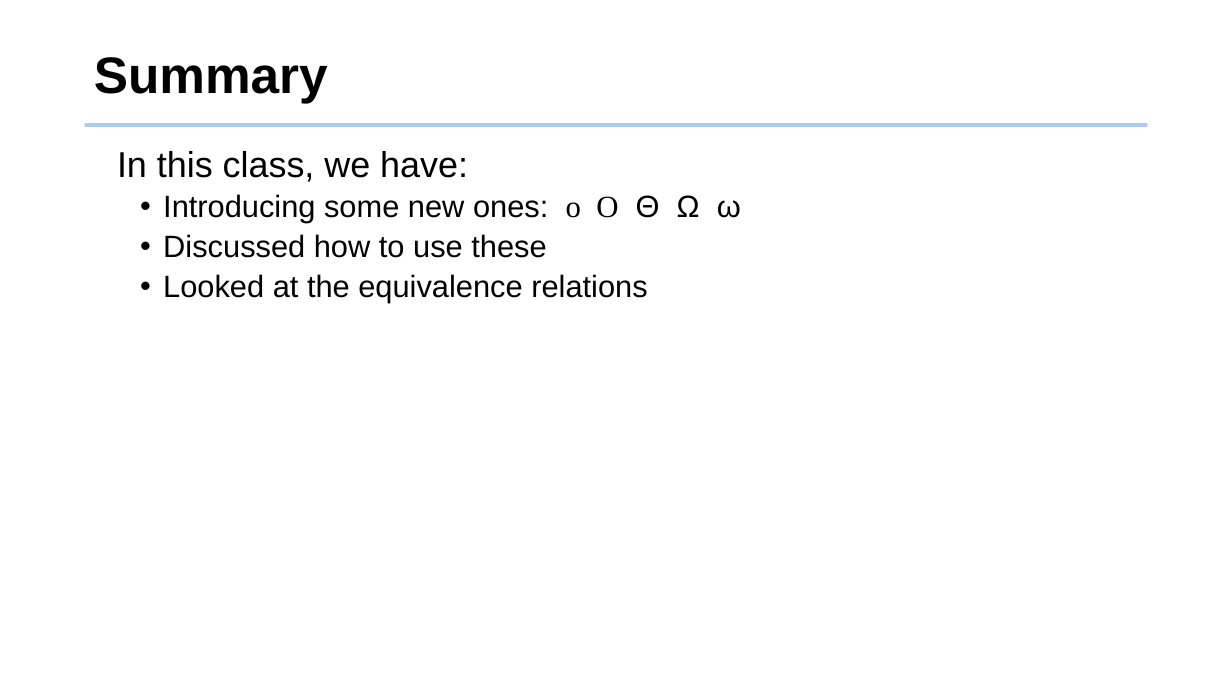
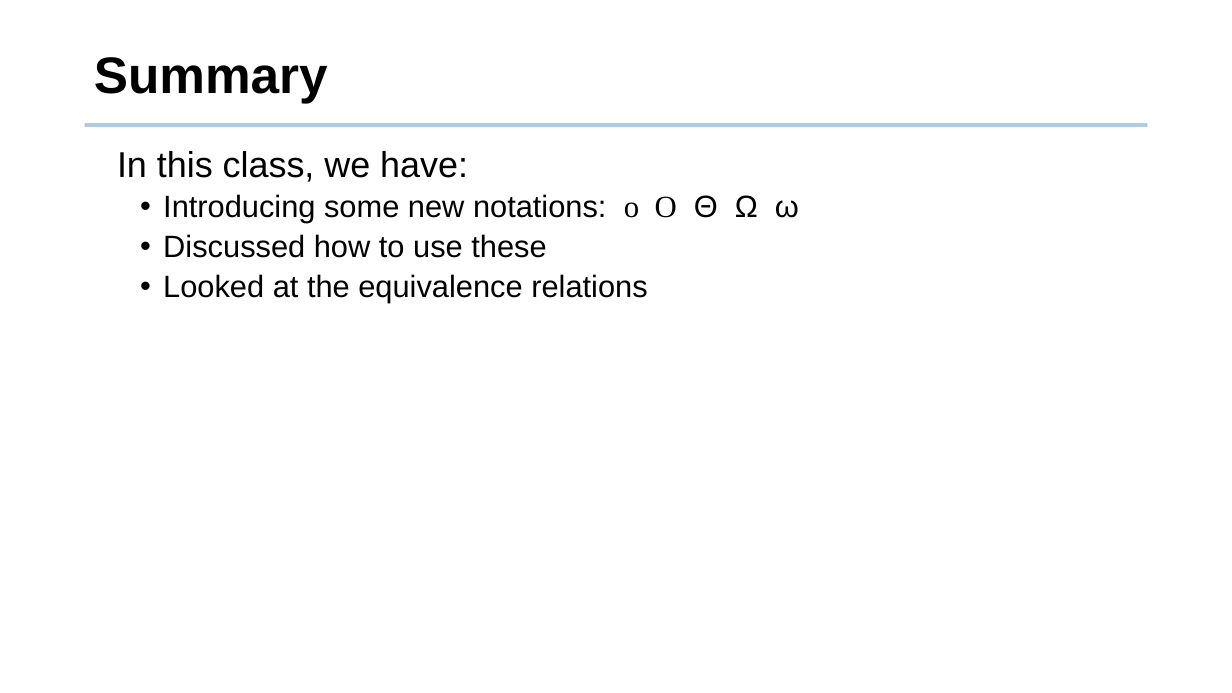
Before and after one commit to tsung-wei-huang/cs2420, a slide deck: slide 39 of slides/asymptotic_analysis.pptx (slide 36 before the commit). Drawn at 1232x693 pixels with LibreOffice and Linux fonts; fonts in the diff are those of the drawing; background and template pictures are left out. Boxes give left, top, right and bottom in pixels: in the first picture for what was removed or moved away, otherwise in the second. Text is boxed around its words. In the diff, an @@ line names an element or a change of style, - is before the commit and + after.

```diff
--- a/slides/asymptotic_analysis.pptx
+++ b/slides/asymptotic_analysis.pptx
@@ text at (x1=163, y1=194, x2=799, y2=223): text changed @@
-  • Introducing some new ones: o O Θ Ω ω
+  • Introducing some new notations: o O Θ Ω ω
```
Also in this commit, not shown: 8 other slides changed, 4 slides added, 2 other files.
